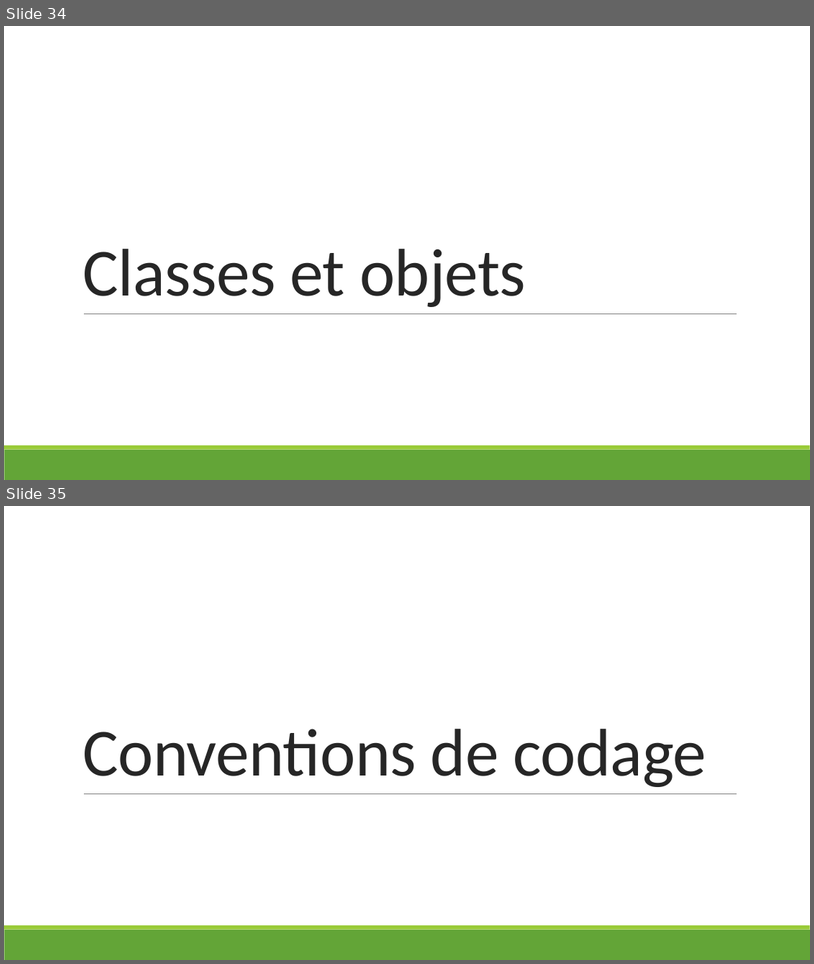
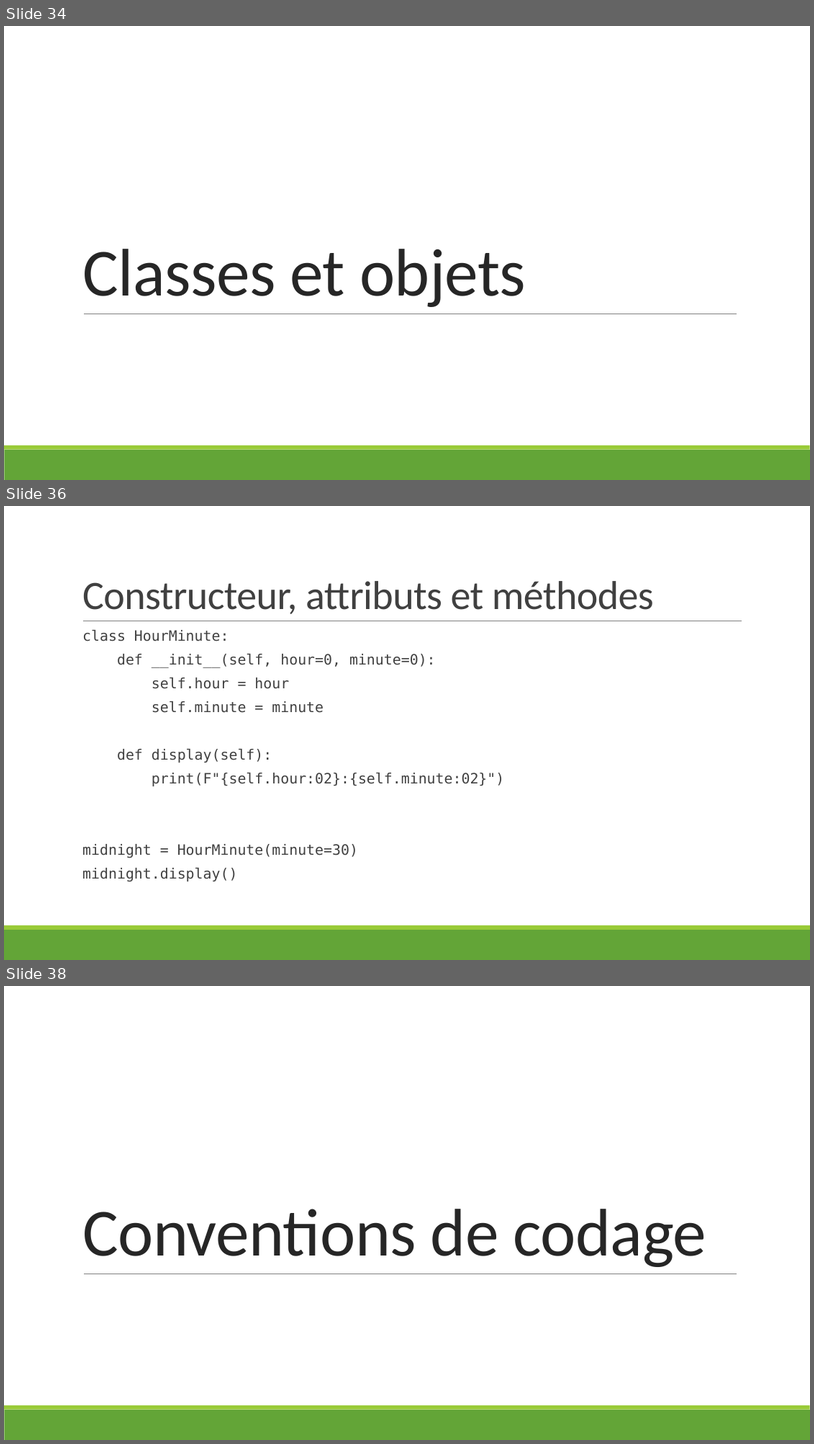
Before and after one commit to hermes-python-201910/courseware, a slide deck: slides.pptx. Shown one above the other, each under a label of ours: slides 34 and 35 before the commit, slides 34, 36 and 38 after it; the slides between them are not shown. The pictures are 814x964 and 814x1444 pixels, drawn with LibreOffice and Linux fonts; fonts in the diff are those of the drawing. Boxes give left, top, right and bottom in pixels: in the first picture for what was removed or moved away, otherwise in the second. Text is boxed around its words. In the diff, an @@ line names an element or a change of style, - is before the commit and + after.

Commit message:
Write slides classes.

```diff
--- a/slides.pptx
+++ b/slides.pptx
@@ slide 36 added at box(4, 506, 810, 960), background #FFFFFF; not listed: 2 template elements that a slide beside it also shows @@
@@ title added at box(82, 581, 654, 614), 48 pt, text #404040 @@
+Constructeur, attributs et méthodes
@@ text added at box(82, 630, 504, 882), 17 pt, text #404040 @@
+  class HourMinute:
+  def __init__(self, hour=0, minute=0):
+  self.hour = hour
+  self.minute = minute
+  def display(self):
+  print(F"{self.hour:02}:{self.minute:02}")
+  midnight = HourMinute(minute=30)
+  midnight.display()
@@ line added from (83, 621) to (743, 621), #808080 0.5 pt @@
@@ what was slide 35 is now slide 38 @@
```
Also in this commit, not shown: 3 slides changed, 4 other slides added.
